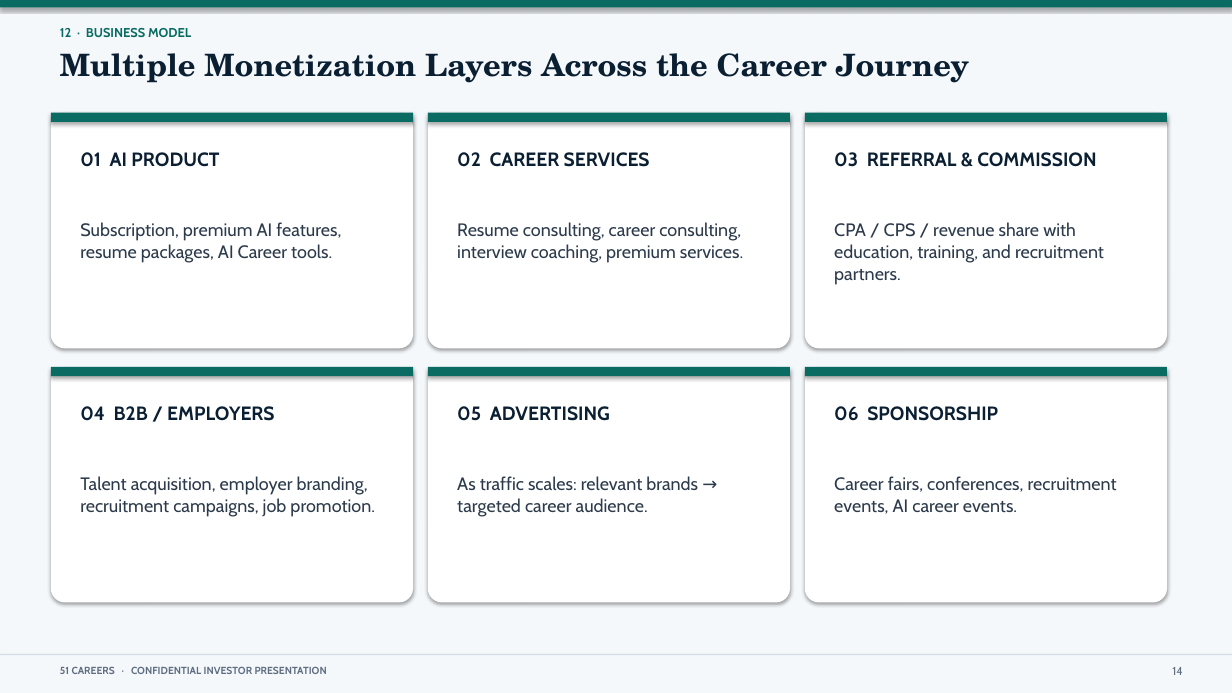
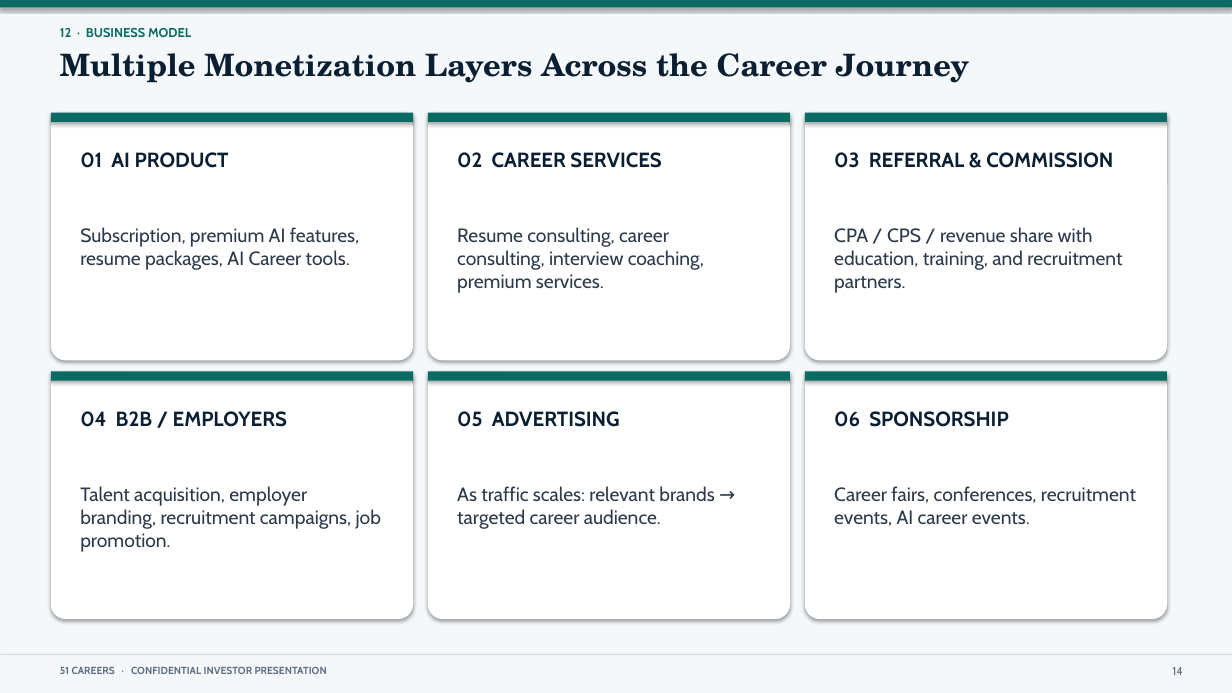
Before and after one commit to anthonyleedu/anthonyleedu, a slide deck: slide 14 of 51Careers_Addition.pptx. Drawn at 1232x693 pixels with LibreOffice and Linux fonts; fonts in the diff are those of the drawing. Boxes give left, top, right and bottom in pixels: in the first picture for what was removed or moved away, otherwise in the second. Text is boxed around its words. In the diff, an @@ line names an element or a change of style, - is before the commit and + after.

```diff
--- a/51Careers_Addition.pptx
+++ b/51Careers_Addition.pptx
@@ rounded rectangle: place and size @@
-rounded rectangle at (51,113,413,348)
+rounded rectangle at (51,113,413,360)
@@ rounded rectangle: place and size @@
-rounded rectangle at (428,113,790,348)
+rounded rectangle at (428,113,790,360)
@@ rounded rectangle: place and size @@
-rounded rectangle at (805,113,1167,348)
+rounded rectangle at (805,113,1167,360)
@@ rounded rectangle: place and size @@
-rounded rectangle at (51,367,413,603)
+rounded rectangle at (51,372,413,619)
@@ rounded rectangle: place and size @@
-rounded rectangle at (428,367,790,603)
+rounded rectangle at (428,372,790,619)
@@ 3 rectangles: place and size @@
-3 rectangles at (51,367,1167,376)
+3 rectangles at (51,372,1167,381)
@@ rounded rectangle: place and size @@
-rounded rectangle at (805,367,1167,603)
+rounded rectangle at (805,372,1167,619)
@@ size 15 to 16 pt in 6 elements at (80,152,229,168), (457,152,661,168), (834,152,1113,168), (80,411,287,427), (457,411,620,427), (834,411,1008,427) @@
@@ text "Talent acquisition, employer branding, recruitment ...": place and size @@
-text "Talent acquisition, employer branding, recruitment ..." at (80,476,375,517)
+text "Talent acquisition, employer branding, recruitment ..." at (80,486,381,552)
@@ text "As traffic scales: relevant brands ...": place and size @@
-text "As traffic scales: relevant brands ..." at (457,476,698,517)
+text "As traffic scales: relevant brands ..." at (457,486,714,529)
@@ size 14 to 15 pt in 6 elements at (80,227,360,270), (457,227,704,293), (834,227,1122,293), (80,486,381,552), (457,486,714,529), (834,486,1136,526) @@
@@ text "Career fairs, conferences, recruitment events, ...": place and size @@
-text "Career fairs, conferences, recruitment events, ..." at (834,476,1117,514)
+text "Career fairs, conferences, recruitment events, ..." at (834,486,1136,526)
```
Also in this commit, not shown: 25 other slides changed, 1 other file.
